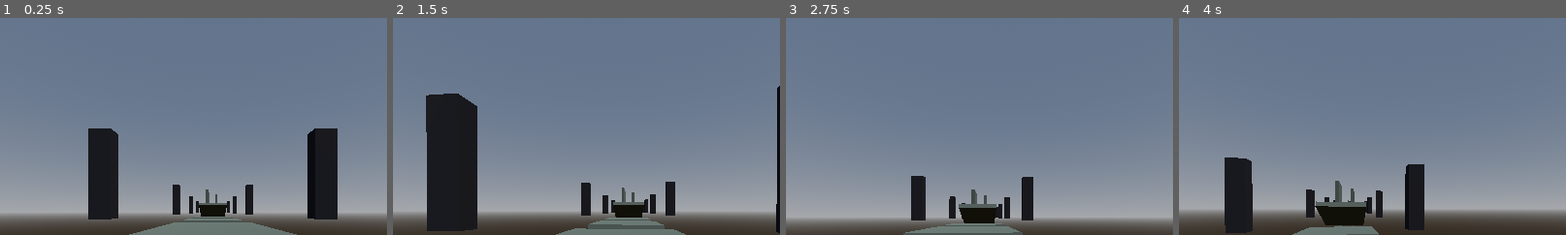
Above: before the commit, frames 1-4 (left to right).
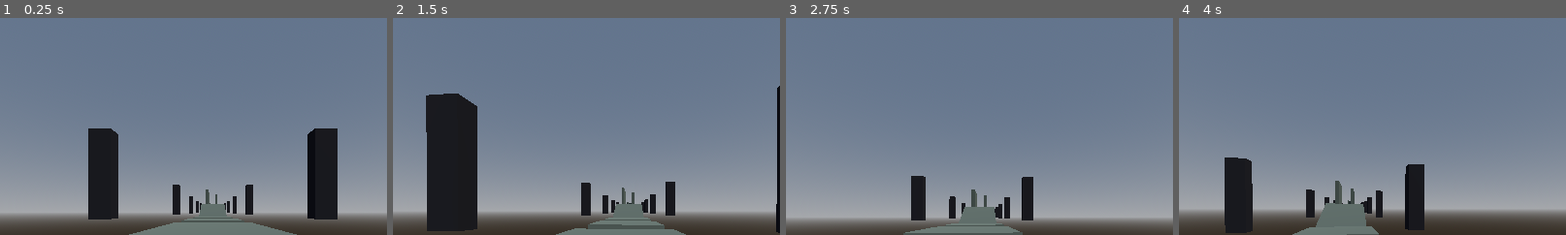
Above: after the commit, the same moments.

Repository: Crawford-Young/what-is-dark
Game: Godot game, scene res://scenes/slice.tscn
Two runs of this game, one before a commit and one after it. Both use one fixed random seed, a clock stepped at 60 frames per second and the inputs below.
Inputs (mouse positions are % of the whole screen's width and height, from its top left):
- Up to frame 1 (0.25 s): no input
- Up to frame 2 (1.5 s): tap Enter at 0.5 s; move the mouse to (55, 50) at 0.52 s; hold Q (glance) 0.53-1.28 s; hold W (move_forward) from 0.53 s (still down); click (55, 50) at 0.67 s; tap Space (jump) at 0.77 s; move the mouse to (45, 50) at 1.27 s; tap Shift at 1.35 s
- Up to frame 3 (2.75 s): keep holding W (move_forward); tap Space (jump) at 1.52 s; move the mouse to (52, 48) at 2.02 s; tap Alt at 2.1 s
- Up to frame 4 (4 s): keep holding W (move_forward); move the mouse to (49, 52) at 2.77 s; tap Ctrl at 2.85 s; click (49, 52) at 2.92 s; tap Space (jump) at 3.02, 3.77 s; move the mouse to (57, 51) at 3.52 s; tap R at 3.6 s
The pictures show only the part of the screen within x 23-72%, y 5-55%; the shares and areas given below are measured in that part.

The runs differ from the first frame. In frame 1, 0.4% of the frame differs, in the area x 51-59%, y 85-92%; in frame 2, 0.5%; in frame 3, 0.7%; in frame 4, 1.2%, in the area x 35-49%, y 84-97%.

Commit message:
fix: shame walk-up ramps pitched backwards (Sh2Ramp, Sh8Lift)
X-rotation sin sign flipped on both entry lifts: surface normal leaned
-Z, so the slope descended going forward and the player met a 5-6 m
vertical back face at the ramp mouth. Engine-parse probe confirmed the
tscn basis is row-major (up mapped to (0, 0.95, -0.30)); negating the
sin entries makes both surfaces rise toward their lips, meeting floor
and lip flush at both ends (slopes 17.4/18.4 deg, below the 38 deg
floor limit).

Co-Authored-By: Claude Fable 5 <noreply@anthropic.com>

Diff:
--- a/scenes/slice.tscn
+++ b/scenes/slice.tscn
@@ -294,7 +294,7 @@
 mesh = SubResource("mesh_f137")
 
 [node name="Sh2Ramp" type="StaticBody3D" parent="Shame"]
-transform = Transform3D(1, 0, 0, 0, 0.954479, 0.298275, 0, -0.298275, 0.954479, 0, 2.02276, -86.14914)
+transform = Transform3D(1, 0, 0, 0, 0.954479, -0.298275, 0, 0.298275, 0.954479, 0, 2.02276, -86.14914)
 
 [node name="Col" type="CollisionShape3D" parent="Shame/Sh2Ramp"]
 shape = SubResource("shape_r2")
@@ -603,7 +603,7 @@
 mesh = SubResource("mesh_desk")
 
 [node name="Sh8Lift" type="StaticBody3D" parent="Shame"]
-transform = Transform3D(1, 0, 0, 0, 0.948683, 0.316228, 0, -0.316228, 0.948683, 0, 2.525658, -477.158114)
+transform = Transform3D(1, 0, 0, 0, 0.948683, -0.316228, 0, 0.316228, 0.948683, 0, 2.525658, -477.158114)
 
 [node name="Col" type="CollisionShape3D" parent="Shame/Sh8Lift"]
 shape = SubResource("shape_r8")
